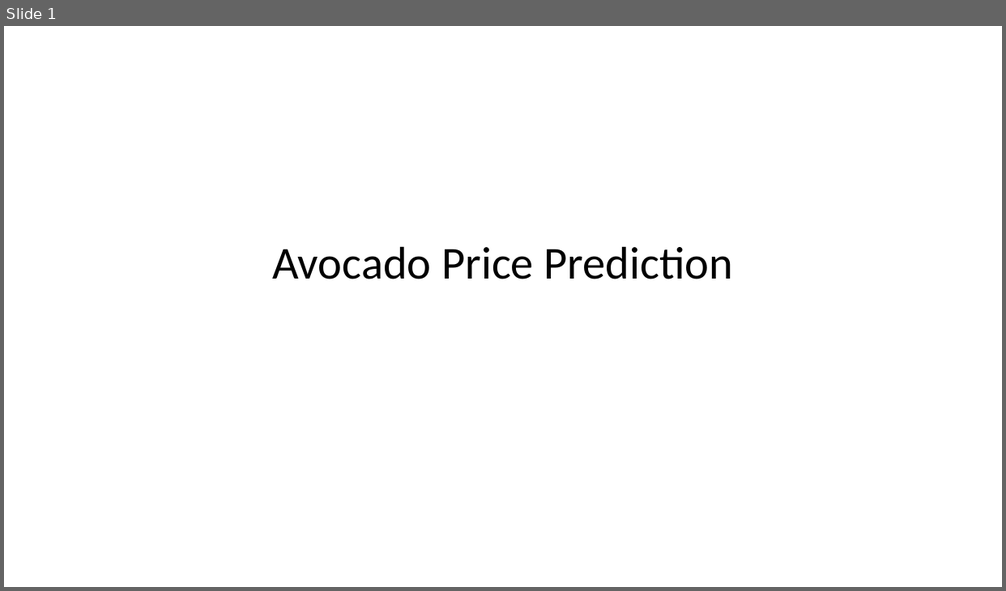
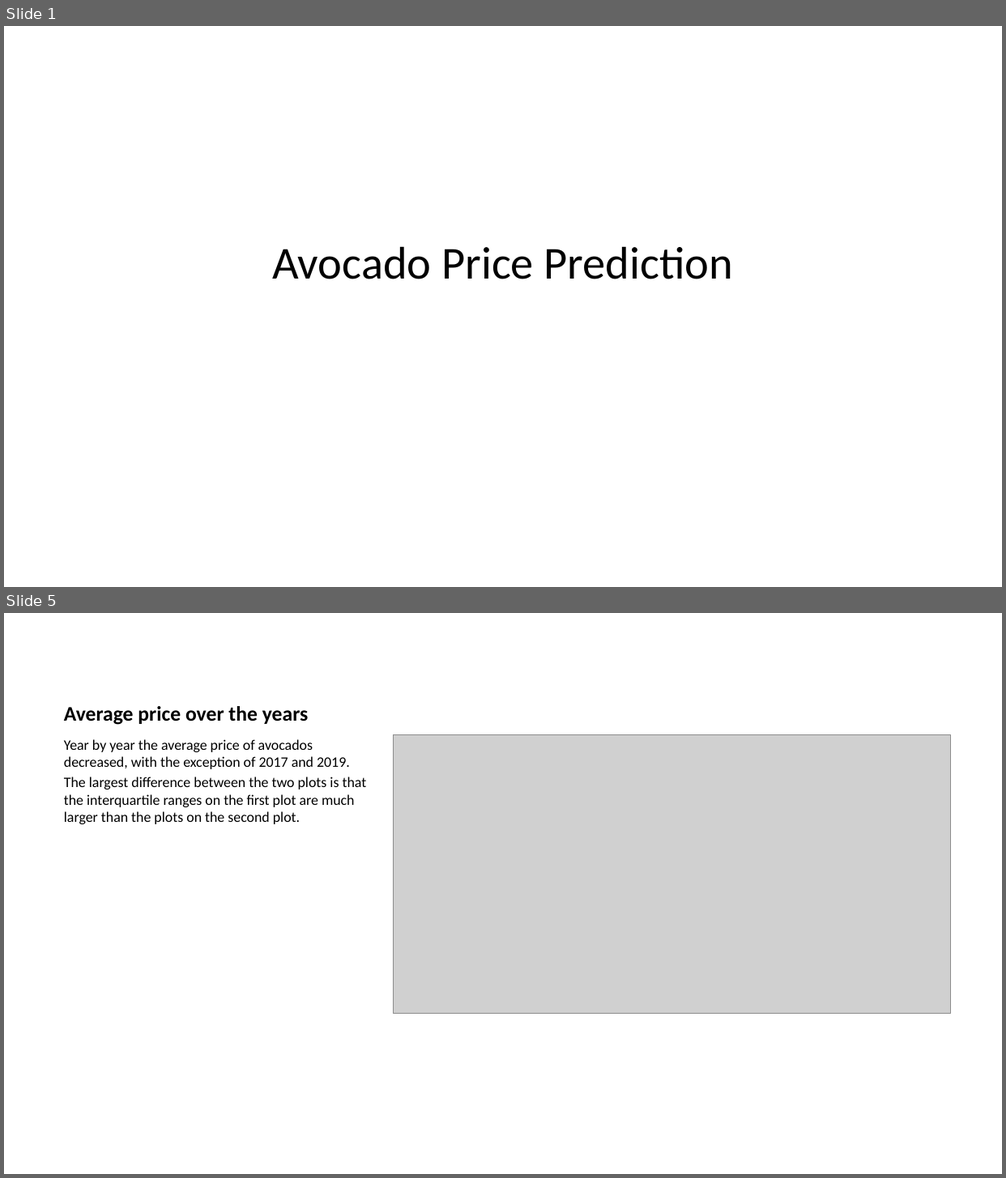
Before and after one commit to wmotkowska-stud-412081/RR2023_projectgroup, a slide deck: Avocado_price_predictions_our_version.pptx. Shown one above the other, each under a label of ours: slide 1 before the commit, slides 1 and 5 after it; the slides between them are not shown. The pictures are 1006x591 and 1006x1178 pixels, drawn with LibreOffice and Linux fonts; fonts in the diff are those of the drawing; grey boxes stand for pictures. Boxes give left, top, right and bottom in pixels: in the first picture for what was removed or moved away, otherwise in the second. Text is boxed around its words. In the diff, an @@ line names an element or a change of style, - is before the commit and + after.

```diff
--- a/Avocado_price_predictions_our_version.pptx
+++ b/Avocado_price_predictions_our_version.pptx
@@ slide 5 added at bbox=[4, 613, 1002, 1174], background #FFFFFF @@
@@ title added at bbox=[64, 706, 308, 725], 15 pt, text #000000, bold @@
+Average price over the years
@@ text added at bbox=[64, 739, 367, 824], 10.5 pt, text #000000 @@
+Year by year the average price of avocados decreased, with the exception of 2017 and 2019.
+The largest difference between the two plots is that the interquartile ranges on the first plot are much larger than the plots on the second plot.
@@ picture added at bbox=[393, 735, 950, 1013] @@
```
Also in this commit, not shown: 3 slides changed, 5 other slides added, 1 other file.
